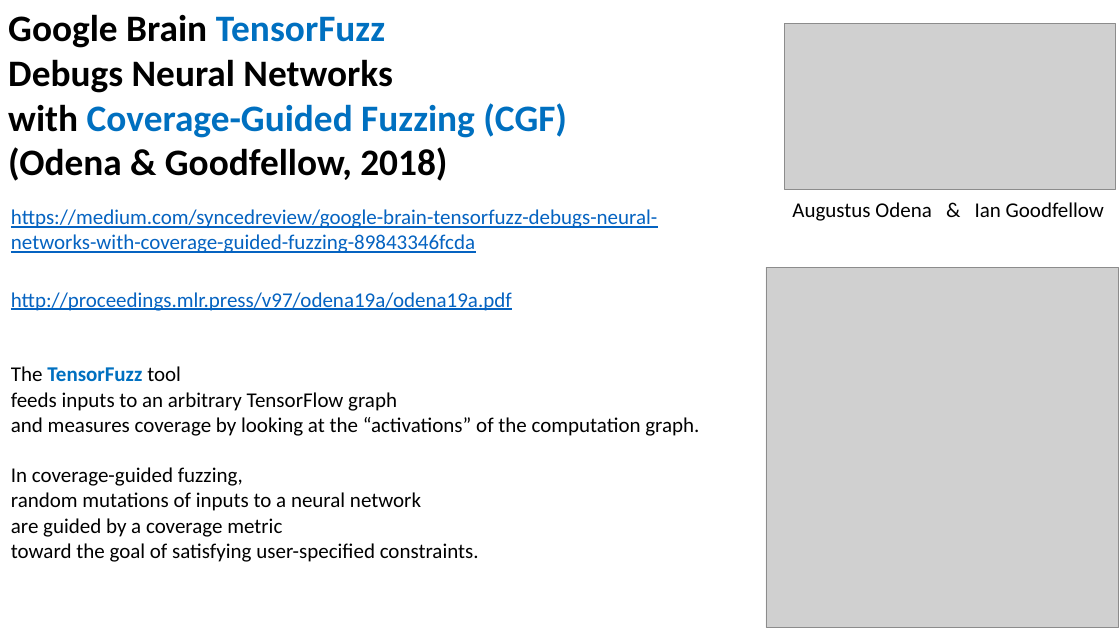
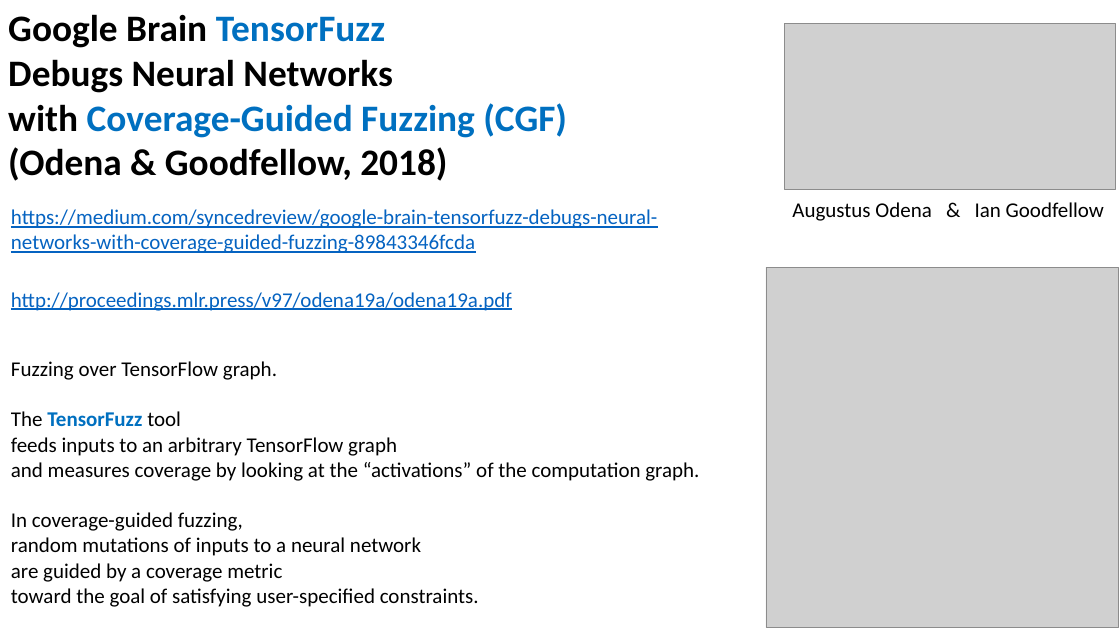
Before and after one commit to lselector/ml_ai_doc, a slide deck: slide 6 of fuzzing.pptx (slide 5 before the commit). Drawn at 1120x630 pixels with LibreOffice and Linux fonts; fonts in the diff are those of the drawing; grey boxes stand for pictures. Boxes give left, top, right and bottom in pixels: in the first picture for what was removed or moved away, otherwise in the second. Text is boxed around its words. In the diff, an @@ line names an element or a change of style, - is before the commit and + after.

```diff
--- a/fuzzing.pptx
+++ b/fuzzing.pptx
@@ text at bbox=[11, 361, 277, 380]: paragraph added @@
+Fuzzing over TensorFlow graph.
```
Also in this commit, not shown: 2 other slides changed, 1 slide added.
